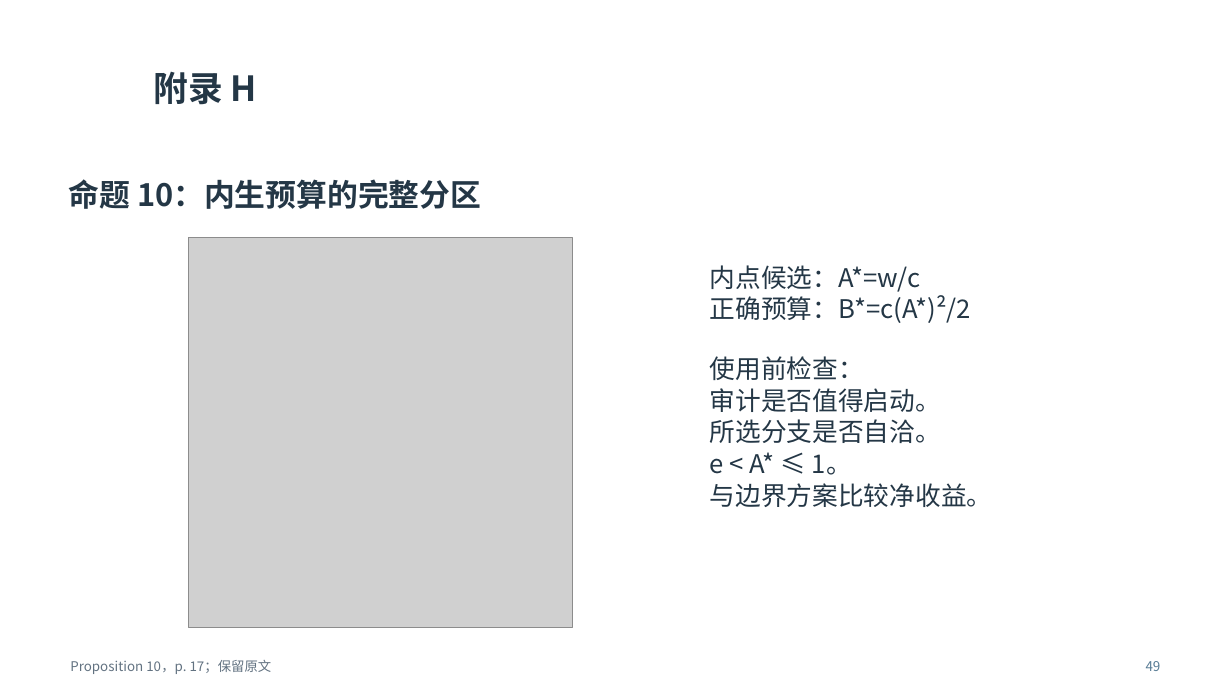
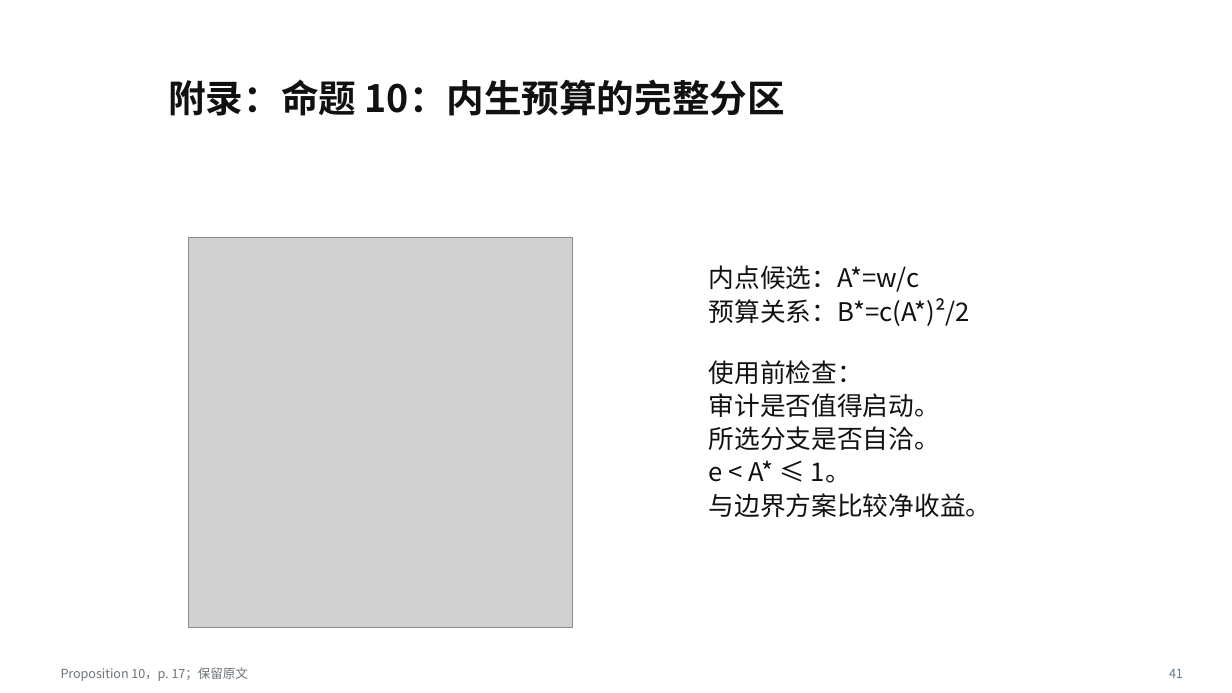
Before and after one commit to shuihongyan7-max/test-codex, a slide deck: slide 41 of 大组会.pptx (slide 49 before the commit). Drawn at 1232x693 pixels with LibreOffice and Linux fonts; fonts in the diff are those of the drawing; grey boxes stand for pictures; background and template pictures are left out. Boxes give left, top, right and bottom in pixels: in the first picture for what was removed or moved away, otherwise in the second. Text is boxed around its words. In the diff, an @@ line names an element or a change of style, - is before the commit and + after.

```diff
--- a/大组会.pptx
+++ b/大组会.pptx
@@ text removed at [153,71,257,105] @@
-附录 H
@@ text at [168,79,785,116]: text changed; size 24 to 29.2 pt; text colour #243746 to #111111 @@
-命题 10：内生预算的完整分区
+附录：命题 10：内生预算的完整分区
@@ text at [709,265,992,517]: text colour #243746 to #111111 in "内点候选：A*=w/c", "使用前检查：", "审计是否值得启动。", "所选分支是否自洽。" and 2 more places; line spacing 1.03 to 1.08 @@
@@ text at [709,298,970,326]: text changed; text colour #243746 to #111111 @@
-正确预算：B*=c(A*)²/2
+预算关系：B*=c(A*)²/2
@@ text "Proposition 10，p. 17；保留原文": place and size @@
-text "Proposition 10，p. 17；保留原文" at [70,660,272,674]
+text "Proposition 10，p. 17；保留原文" at [61,667,248,681]
@@ text "Proposition 10，p. 17；保留原文" at [61,667,248,681]: size 10.4 to 9.8 pt, text colour #627281 to #6B747A; line spacing 1.03 to 1.08 @@
@@ text removed at [1146,661,1161,671] @@
-49
@@ text added at [1169,669,1183,678], 9.8 pt, text #587C95 @@
+41
```
Also in this commit, not shown: 17 other slides changed, 25 slides added, 31 slides removed, 1 other file.
